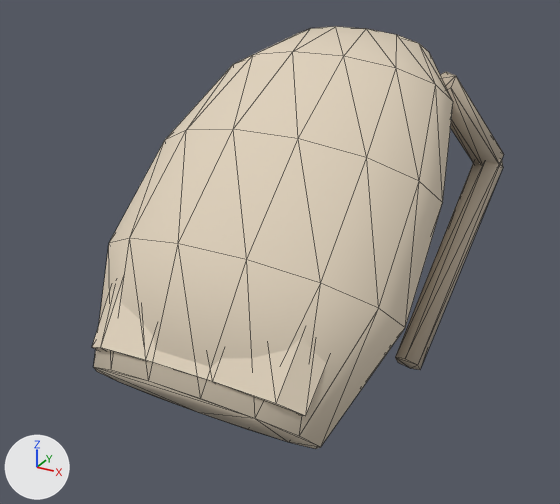
An edit to the glTF model assets/models/rider_backpack.glb, drawn before and after from the same camera.
Both versions are drawn from a camera (50 mm lens) standing at (0.292, -0.365, 0.556) and looking at (0.013, 0.142, 0.302). Arrows for +X, +Y and +Z are at lower left; the lights stay in place. The older version comes first. Mesh edges are drawn as thin lines. Vertices at exactly the same position are counted once.

Objects in the first picture: 'rider_backpack'.
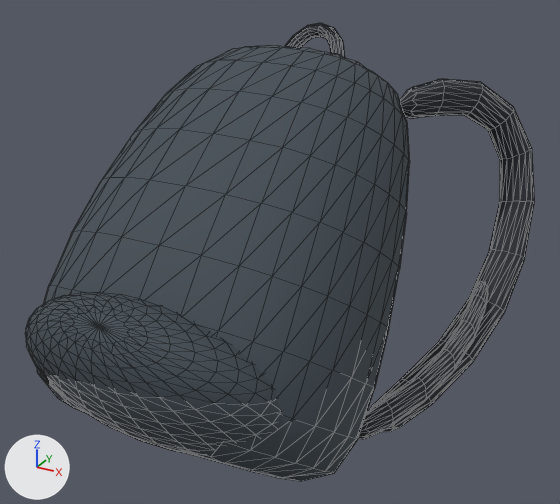
Location of each change, [x1, y1, x2, y2] in pixels of the pictures (560 x 504 px):
'rider_backpack', recoloured, reshaped (23% wider, 8% taller): before [92, 26, 504, 449]; after [25, 23, 534, 482]
part 1 of me_rider_backpack, rebuilt: before [94, 26, 453, 449]; after [37, 45, 410, 482]
part 2 of me_rider_backpack, added: after [25, 292, 280, 456]
part 3 of me_rider_backpack, added: after [370, 78, 534, 432]
part 4 of me_rider_backpack, added: after [358, 281, 488, 439]
part 5 of me_rider_backpack, added: after [285, 23, 345, 58]
part 6 of me_rider_backpack, deleted (pale yellow): before [92, 285, 327, 416]
part 7 of me_rider_backpack, deleted (beige): before [395, 72, 504, 370]

What changed in the scene script:
```text
Change mat_backpack:
    mat_backpack.base_color: (0.74, 0.64, 0.5) -> (0.0545, 0.0723, 0.0887)  # pale yellow #dfd1bc -> greyish blue #424c54
Change mat_backpack_strap:
    mat_backpack_strap.base_color: (0.52, 0.44, 0.34) -> (0.0212, 0.0273, 0.0343)  # beige #bfb19e -> dark grey #282e34
Change me_rider_backpack:
    used by ob_rider_backpack; location = (0.0, 0.0, 0.0)
    remove me_rider_backpack.from_pydata(...)  # 160 vertices, 292 faces; spans x -0.137..0.137, y 0.009..0.361, z 0.177..0.46
    add me_rider_backpack.from_pydata(...)  # 1734 vertices, 3416 faces; spans x -0.179..0.179, y -0.069..0.328, z 0.188..0.471
    me_rider_backpack part 1: the loose piece of 70 vertices spanning x -0.134..0.134, y 0.009..0.341, z 0.177..0.46 is rebuilt with 398 vertices and now spans x -0.132..0.132, y -0.048..0.234, z 0.188..0.46
    me_rider_backpack part 2: a new loose piece of 534 vertices spanning x -0.103..0.103, y -0.069..0.053, z 0.197..0.333, in mat_backpack (greyish blue #424c54)
    me_rider_backpack part 3: a new loose piece of 178 vertices spanning x 0.081..0.179, y 0.075..0.328, z 0.2..0.434, in mat_backpack_strap (dark grey #282e34)
    me_rider_backpack part 4: a new loose piece of 114 vertices spanning x 0.12..0.167, y 0.048..0.261, z 0.213..0.265, in mat_backpack_strap (dark grey #282e34)
    me_rider_backpack part 5: a new loose piece of 108 vertices spanning x -0.034..0.034, y 0.205..0.243, z 0.426..0.471, in mat_backpack_strap (dark grey #282e34)
    me_rider_backpack part 6
    30 vertices are removed from x -0.102..0.102, y 0.016..0.151, z 0.225..0.371
    56 faces are deleted
    me_rider_backpack part 7
    24 vertices are removed from x 0.079..0.137, y 0.182..0.361, z 0.191..0.428
    40 faces are deleted
    other edits to the shape of me_rider_backpack do not show in these pictures
```
